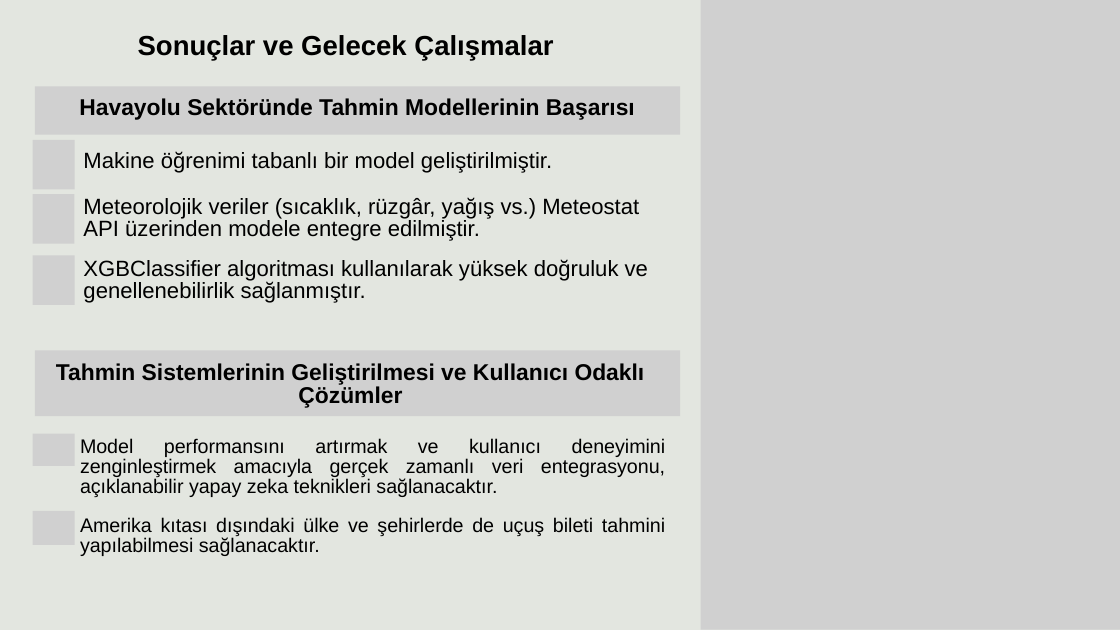
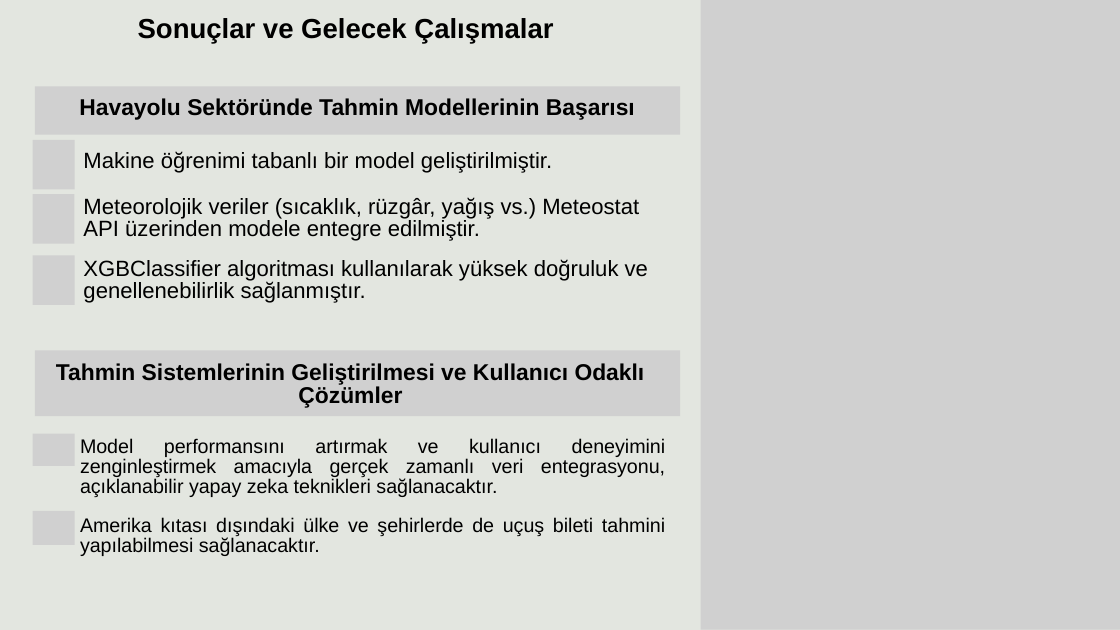
Before and after one commit to nuricanbrdmr/flight-delay-and-cancellation-prediction-system, a slide deck: slide 16 of Sunum/Bitirme Sunum.pptx. Drawn at 1120x630 pixels with LibreOffice and Linux fonts; fonts in the diff are those of the drawing; grey boxes stand for pictures. Boxes give left, top, right and bottom in pixels: in the first picture for what was removed or moved away, otherwise in the second. Text is boxed around its words. In the diff, an @@ line names an element or a change of style, - is before the commit and + after.

```diff
--- a/Sunum/Bitirme Sunum.pptx
+++ b/Sunum/Bitirme Sunum.pptx
@@ text "Sonuçlar ve Gelecek Çalışmalar": place and size @@
-text "Sonuçlar ve Gelecek Çalışmalar" at [138,35,553,61]
+text "Sonuçlar ve Gelecek Çalışmalar" at [138,18,553,43]
```
Also in this commit, not shown: 9 other slides changed.
